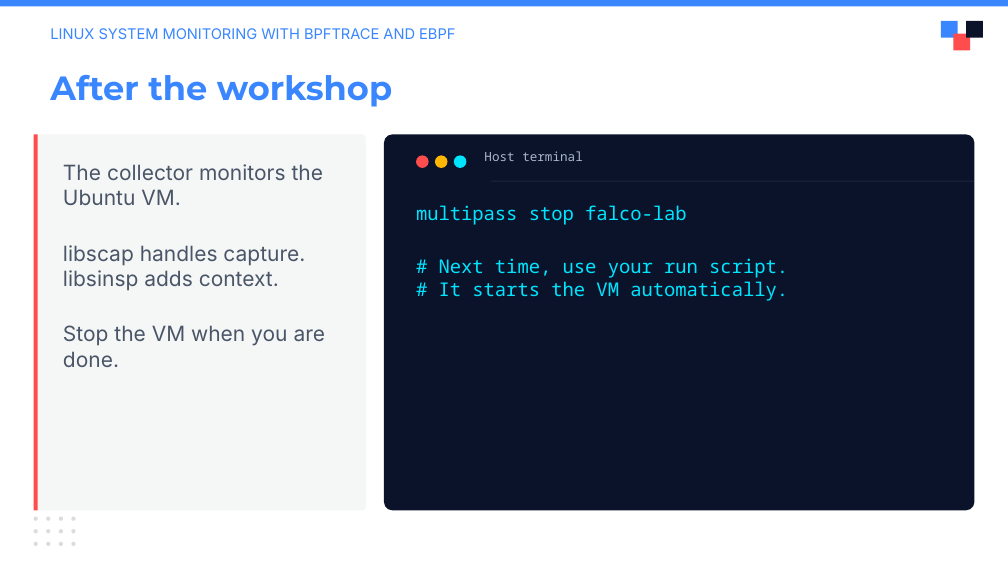
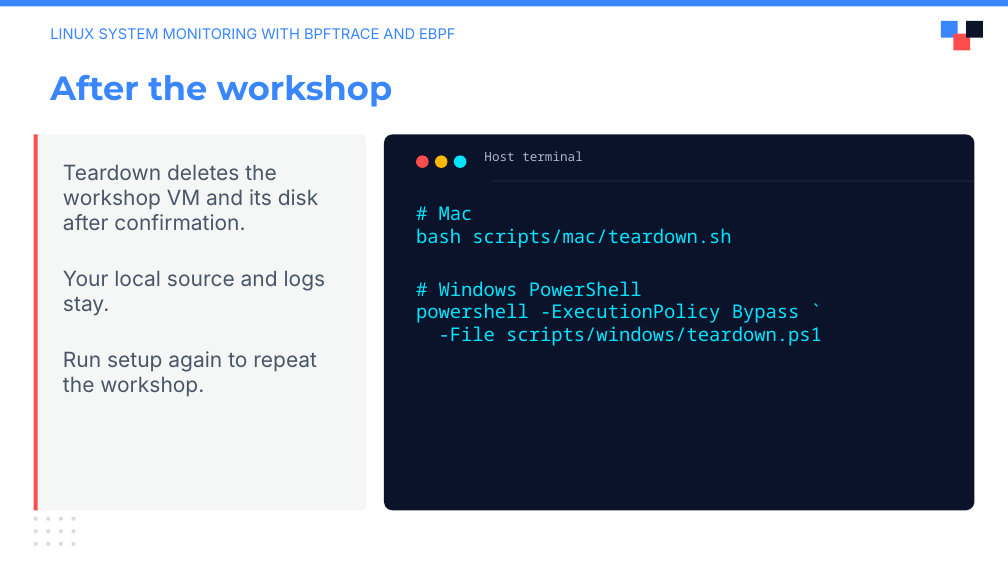
Before and after one commit to julianshalaby-perj/falco-libs-workshop, a slide deck: slide 13 of presentation/falco-libs-intro.pptx. Drawn at 1008x567 pixels with LibreOffice and Linux fonts; fonts in the diff are those of the drawing; background and template pictures are left out. Boxes give left, top, right and bottom in pixels: in the first picture for what was removed or moved away, otherwise in the second. Text is boxed around its words. In the diff, an @@ line names an element or a change of style, - is before the commit and + after.

Commit message:
Finish workshop slides with VM teardown commands

```diff
--- a/presentation/falco-libs-intro.pptx
+++ b/presentation/falco-libs-intro.pptx
@@ text at [63, 164, 326, 397]: text changed @@
-The collector monitors the Ubuntu VM.
-libscap handles capture. libsinsp adds context.
-Stop the VM when you are done.
+Teardown deletes the workshop VM and its disk after confirmation.
+Your local source and logs stay.
+Run setup again to repeat the workshop.
@@ text at [416, 206, 822, 346]: text changed @@
-multipass stop falco-lab
-# Next time, use your run script.
-# It starts the VM automatically.
+# Mac
+bash scripts/mac/teardown.sh
+# Windows PowerShell
+powershell -ExecutionPolicy Bypass `
+-File scripts/windows/teardown.ps1
```
